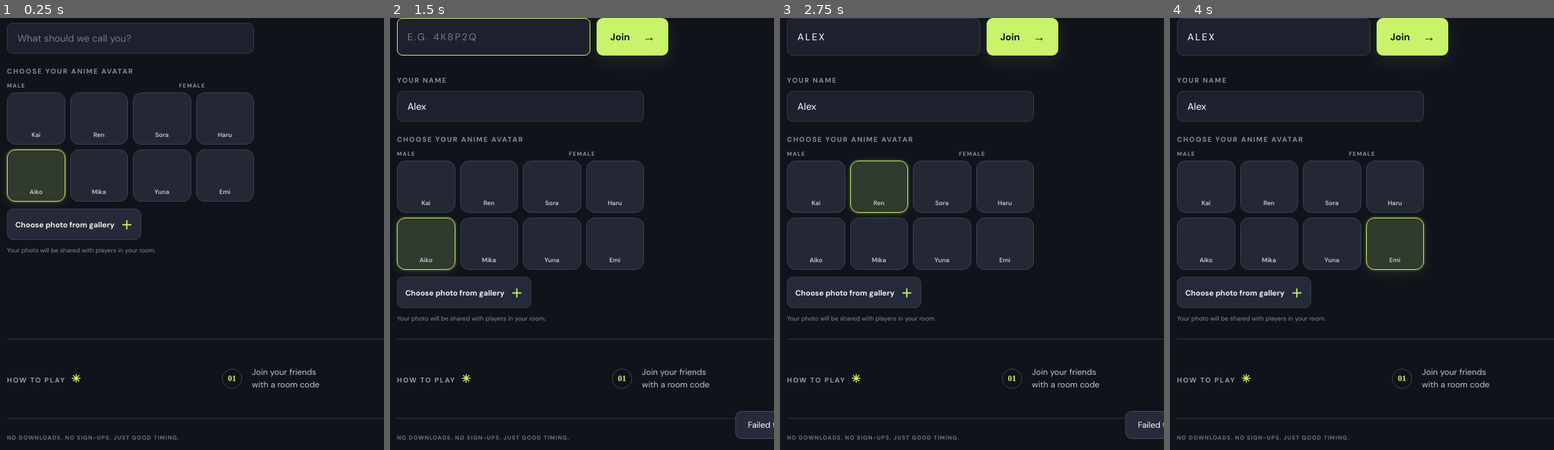
Above: before the commit, frames 1-4 (left to right).
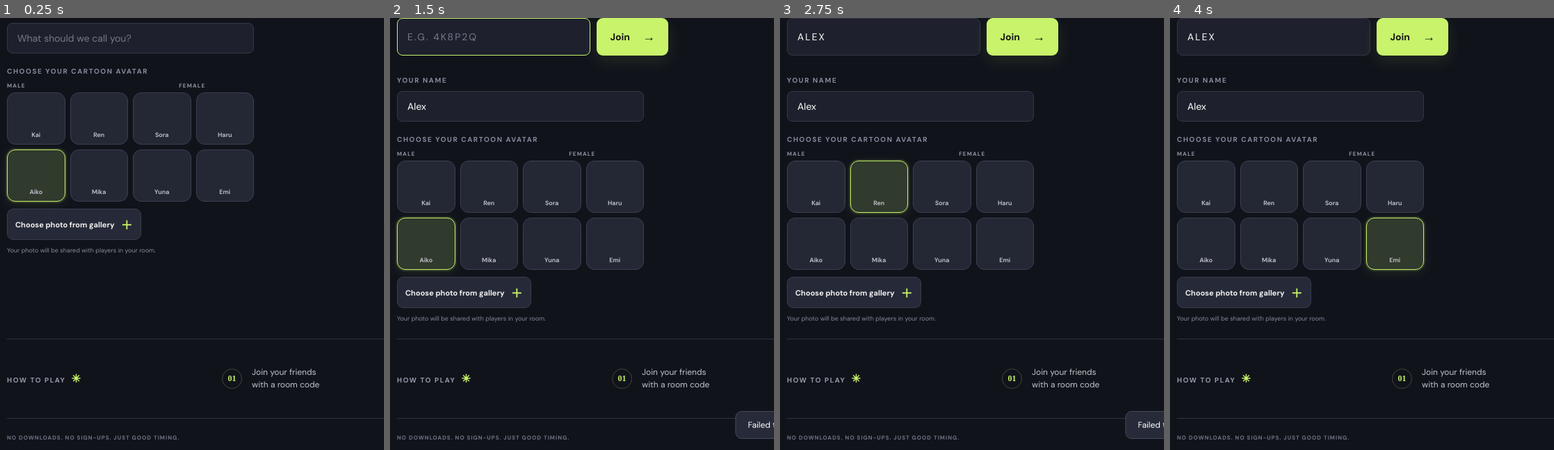
Above: after the commit, the same moments.

Repository: chithranainar/Multiplayer_Game
Game: browser game, page public/index.html
The game is run twice, just before and just after one commit, with the same random seed, the same clock (stepped at 60 frames per second) and the same inputs.
Inputs (mouse positions are % of the whole screen's width and height, from its top left):
- Up to frame 1 (0.25 s): no input
- Up to frame 2 (1.5 s): click (17, 52) at 0.27 s; type "Alex" at 0.27 s; click "Play solo vs computer ✦" at 0.52 s; click "Join with a code →" at 1.27 s
- Up to frame 3 (2.75 s): click (13, 52) at 1.77 s; type "Alex" at 1.77 s; click "Kai" at 1.87 s; click "Choose photo from gallery ＋" at 2.02 s; click "Ren" at 2.47 s
- Up to frame 4 (4 s): click "Yuna" at 3.07 s; click "Emi" at 3.67 s
The pictures show only the part of the screen within x 0-50%, y 50-100%; the shares and areas given below are measured in that part.

The runs differ from the first frame. In frame 1, 0.1% of the frame differs, in the area x 18-39%, y 11-13%; in frame 2, 0.1%; in frame 3, 0.1%; in frame 4, 0.1%.

Commit message:
Add modern game screens and cartoon avatars

Diff:
--- a/public/index.html
+++ b/public/index.html
@@ -14,6 +14,7 @@
   <link rel="stylesheet" href="/ui-extras.css" />
   <link rel="stylesheet" href="/menu-history.css" />
   <link rel="stylesheet" href="/avatar-studio.css" />
+  <link rel="stylesheet" href="/modern-theme.css" />
 </head>
 <body>
   <main class="shell">
@@ -23,7 +24,7 @@
         <div class="actions"><button class="btn btn-primary" id="createBtn">Create a multiplayer room <span>↗</span></b …(194 unchanged characters)…
         <form id="joinForm" class="join-form hidden"><label for="roomCode">ROOM CODE</label><div class="join-row"><input id="roomCode" maxlength="6" placeholder="e.g. 4K8P2Q" autocomplete="off"/><button class="btn btn-primary" type="submit">Join <span>→</span></button></div></form>
         <div class="name-field"><label for="playerName">YOUR NAME</label><input id="playerName" maxlength="16" placeholder="What should we call you?" autocomplete="nickname"/></div>
-        <div class="avatar-field"><label>CHOOSE YOUR ANIME AVATAR</label><div class="avatar-gender …(473 unchanged characters)…
+        <div class="avatar-field"><label>CHOOSE YOUR CARTOON AVATAR</label><div class="avatar-gender …(473 unchanged characters)…
       </div>
       <div class="hero-art" aria-hidden="true"><div class="art-orbit orbit-one"></div><div class="art-orbit orbit-two"> …(420 unchanged characters)…
       <div class="how-strip"><div class="how-title">HOW TO PLAY <span>✳</span></div><div class="how-item"><b>01</b><spa …(234 unchanged characters)…
@@ -32,8 +33,8 @@
     <section id="game" class="screen game-screen hidden">
       <div class="game-head"><button class="back-btn" id="leaveBtn">← <span>Leave game</span></button><div class="room- …(222 unchanged characters)…
       <div id="lobbyView" class="panel game-panel"><div class="panel-head"><div><div class="eyebrow">THE GATHERING SPOT …(1017 unchanged characters)…
-      <div id="roundView" class="panel game-panel round-pane …(449 unchanged characters)… div class="choices" id="choices"></div><div class="scoreboard" id="scoreboard"></div></div>
-      <div id="betweenView" class="panel game-panel between- …(121 unchanged characters)… h2><p class="panel-sub" id="betweenSub">Here’s how the crew is doing.</p><div class="scoreboard big-scoreboard" id="betweenScores"></div><div id="betweenRounds" class="round-breakdown compact-breakdown"></div><button class="btn btn-primary next-btn …(249 unchanged characters)…
+      <div id="roundView" class="panel game-panel round-pane …(449 unchanged characters)… div class="choices" id="choices"></div></div>
+      <div id="betweenView" class="panel game-panel between- …(121 unchanged characters)… h2><p class="panel-sub" id="betweenSub">Get ready for the next color dash!</p><button class="btn btn-primary next-btn …(249 unchanged characters)…
       <div id="finishedView" class="panel game-panel between-panel hidden"><div class="eyebrow">THAT’S A WRAP · MATCH < …(455 unchanged characters)…
     </section>
     <dialog id="shareDialog" class="share-dialog"><button class="share-close" id="closeShare" aria-label="Close">×</but …(768 unchanged characters)…
